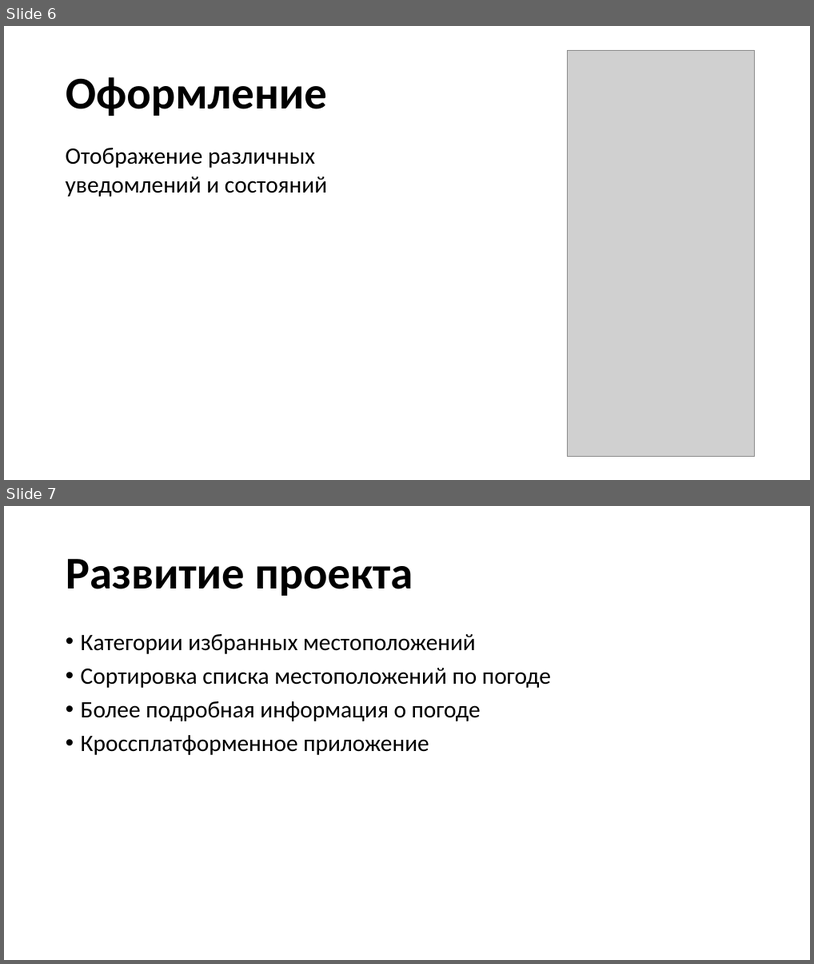
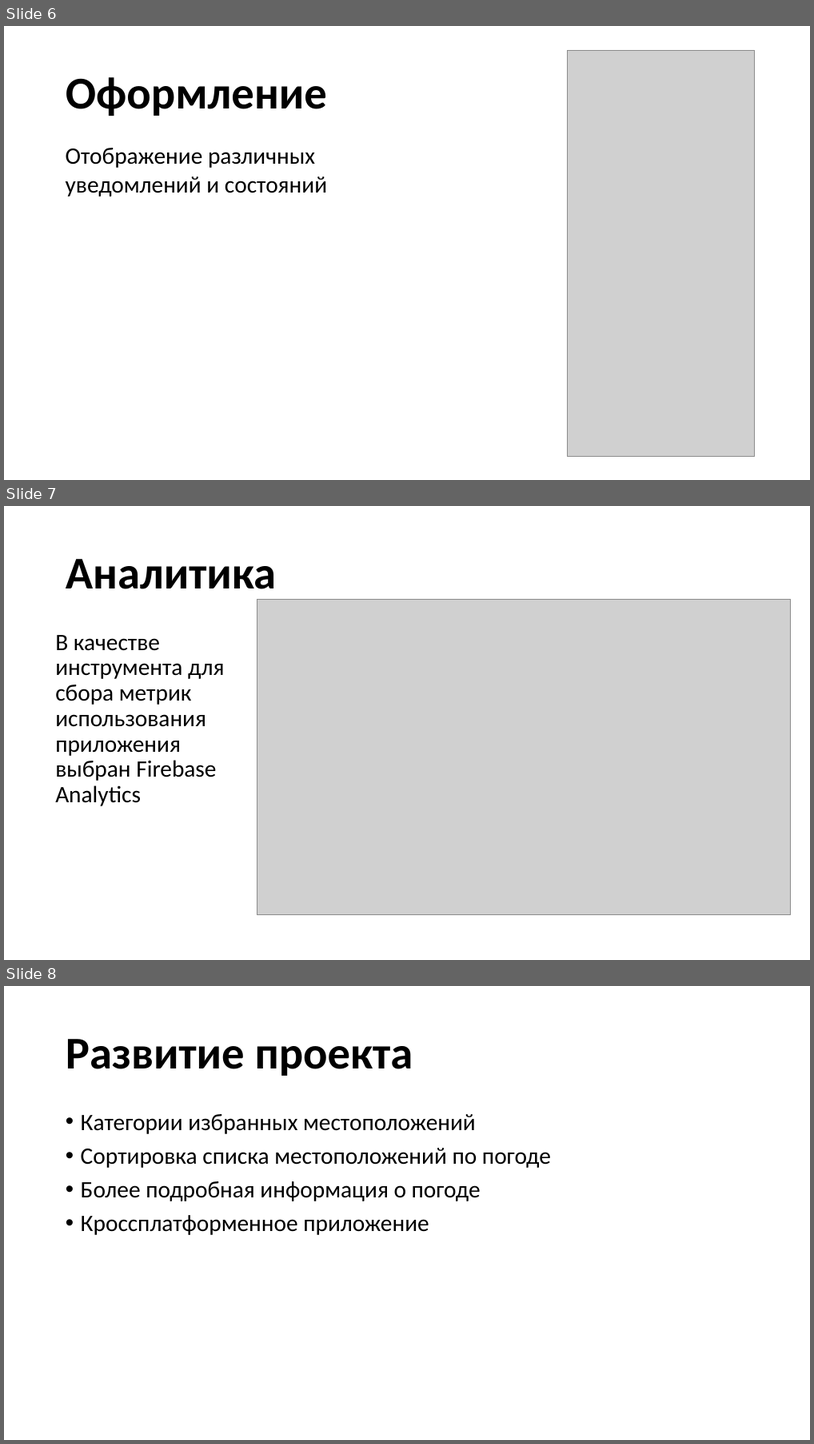
Before and after one commit to emilqw/fast.weather.info, a slide deck: Documents/Презентация.pptx. Shown one above the other, each under a label of ours: slides 6 and 7 before the commit, slides 6, 7 and 8 after it. The pictures are 814x964 and 814x1444 pixels, drawn with LibreOffice and Linux fonts; fonts in the diff are those of the drawing; grey boxes stand for pictures. Boxes give left, top, right and bottom in pixels: in the first picture for what was removed or moved away, otherwise in the second. Text is boxed around its words. In the diff, an @@ line names an element or a change of style, - is before the commit and + after.

```diff
--- a/Documents/Презентация.pptx
+++ b/Documents/Презентация.pptx
@@ slide 7 added at [4,506,810,960], background #FFFFFF @@
@@ title added at [66,559,276,589], 54 pt, text #000000, bold @@
+Аналитика
@@ picture added at [258,599,790,914] @@
@@ text added at [55,635,224,806], 28 pt, text #000000 @@
+В качестве инструмента для сбора метрик использования приложения выбран Firebase Analytics
@@ what was slide 7 is now slide 8 @@
```
Also in this commit, not shown: 5 other files.
